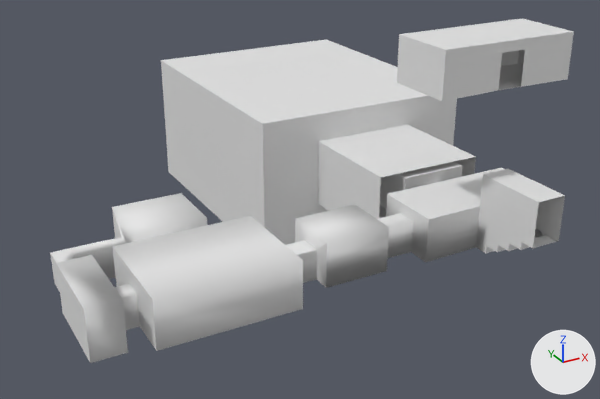
A saved change to the OBJ model models/castle_dungeon_walls.obj.
Rendered twice from a camera (50 mm lens) standing at (-65.6, -51.3, 42.6) and looking at (-14.3, 41.8, -4.0). The axes (+X, +Y, +Z) are drawn at lower right. The lights are the same throughout. Where no turn or scale is listed for an object, it has been applied to the vertices. Vertices at the same position are counted once.

The first picture shows 'castle_dungeon_walls.001'.
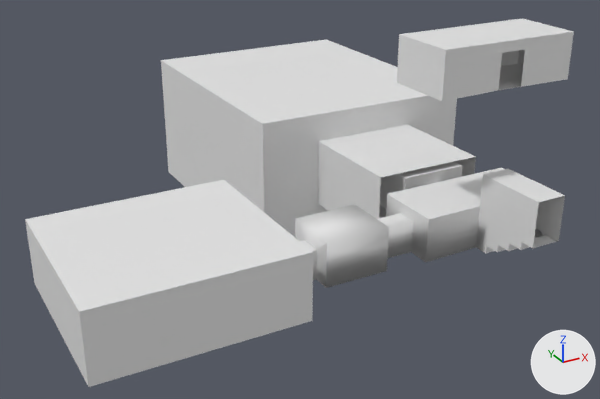
Boxes [x1, y1, x2, y2] around the edits, measured in the pictures (600 x 399 px):
'castle_dungeon_walls.001', reshaped (7% taller)
    before: [50, 18, 574, 363]
    after: [25, 18, 574, 387]
part 1 of me_castle_dungeon_walls_001, added
    after: [25, 180, 313, 387]

What changed in the scene script:
```text
Change me_castle_dungeon_walls_001:
    where me_castle_dungeon_walls_001.from_pydata(...)  # 371 vertices, 686 faces; spans x -50.8..15.7, y 9.3..85.9, z -14.6..21.7
    used by ob_castle_dungeon_walls_001; location = (0.0, 0.0, 0.0)
    me_castle_dungeon_walls_001 part 1: a new loose piece, a box spanning x -51.5..-26.8, y 16.3..39.2, z -6.0..2.4
```
